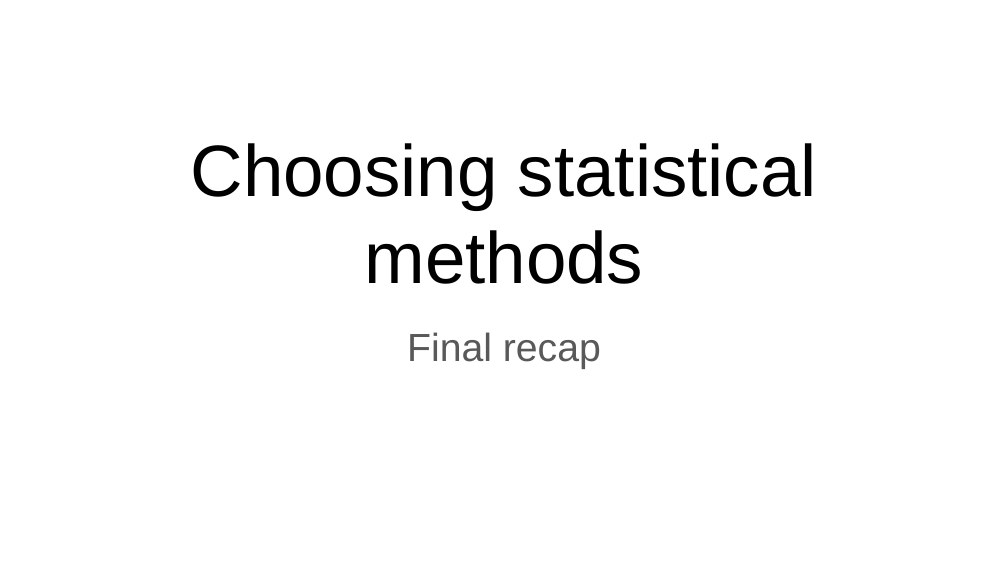
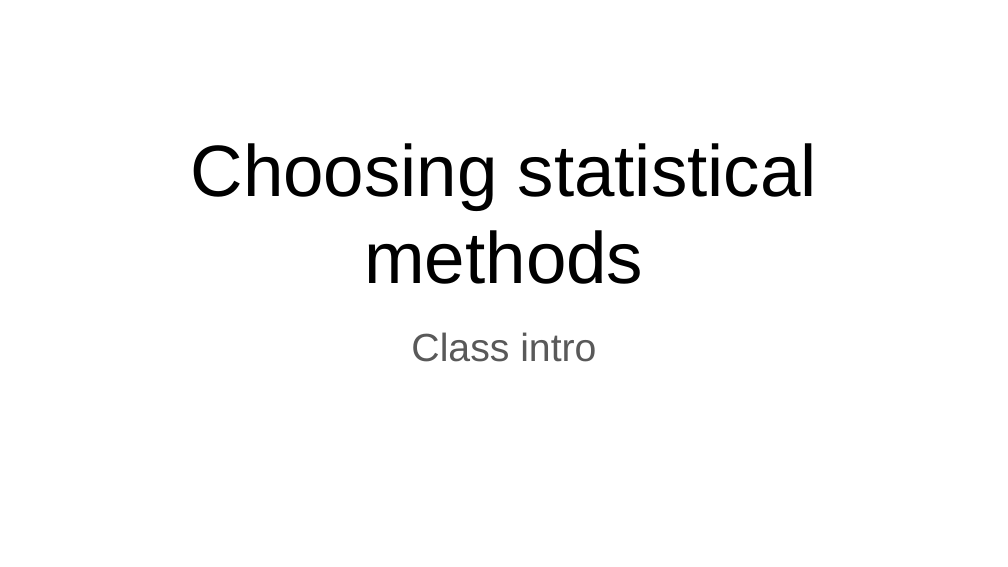
Before and after one commit to ekernf01/HEART_choosing_stat_methods, a slide deck: slide 1 of course content/Choosing statistical methods day 1.pptx. Drawn at 1008x567 pixels with LibreOffice and Linux fonts; fonts in the diff are those of the drawing. Boxes give left, top, right and bottom in pixels: in the first picture for what was removed or moved away, otherwise in the second. Text is boxed around its words. In the diff, an @@ line names an element or a change of style, - is before the commit and + after.

```diff
--- a/course content/Choosing statistical methods day 1.pptx
+++ b/course content/Choosing statistical methods day 1.pptx
@@ text at bbox=[411, 332, 596, 362]: text changed @@
-Final recap
+Class intro
```
Also in this commit, not shown: 4 other slides changed, 3 slides added, 4 slides removed, 1 other file.
